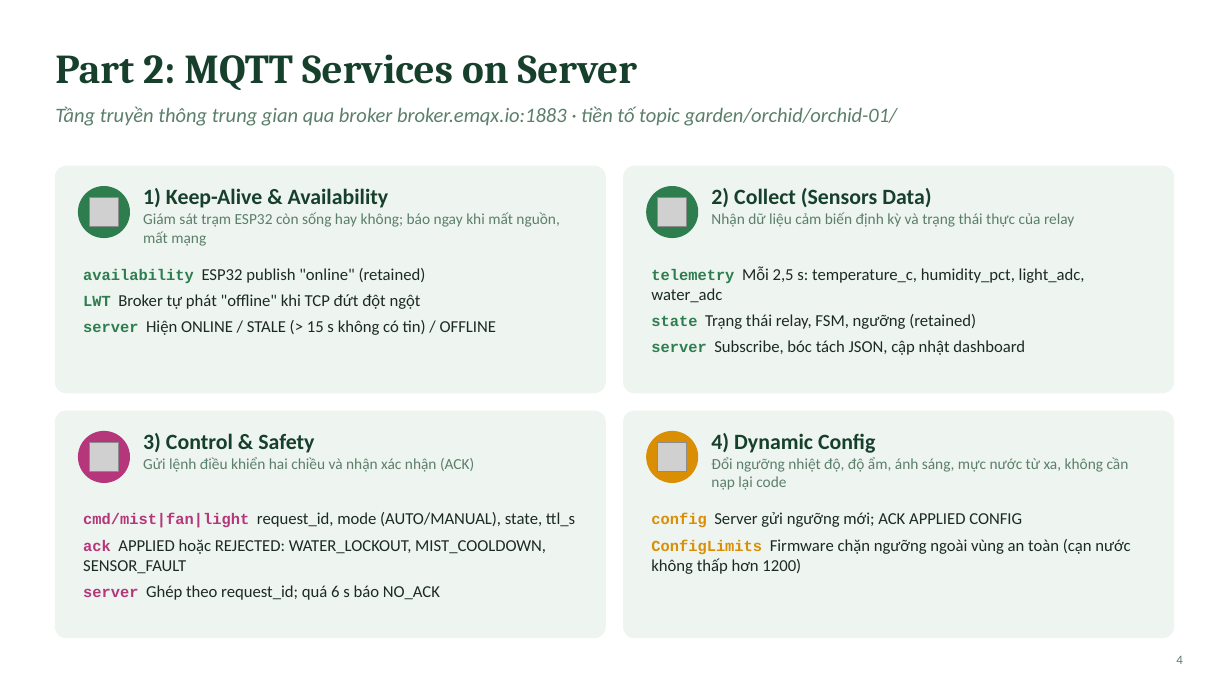
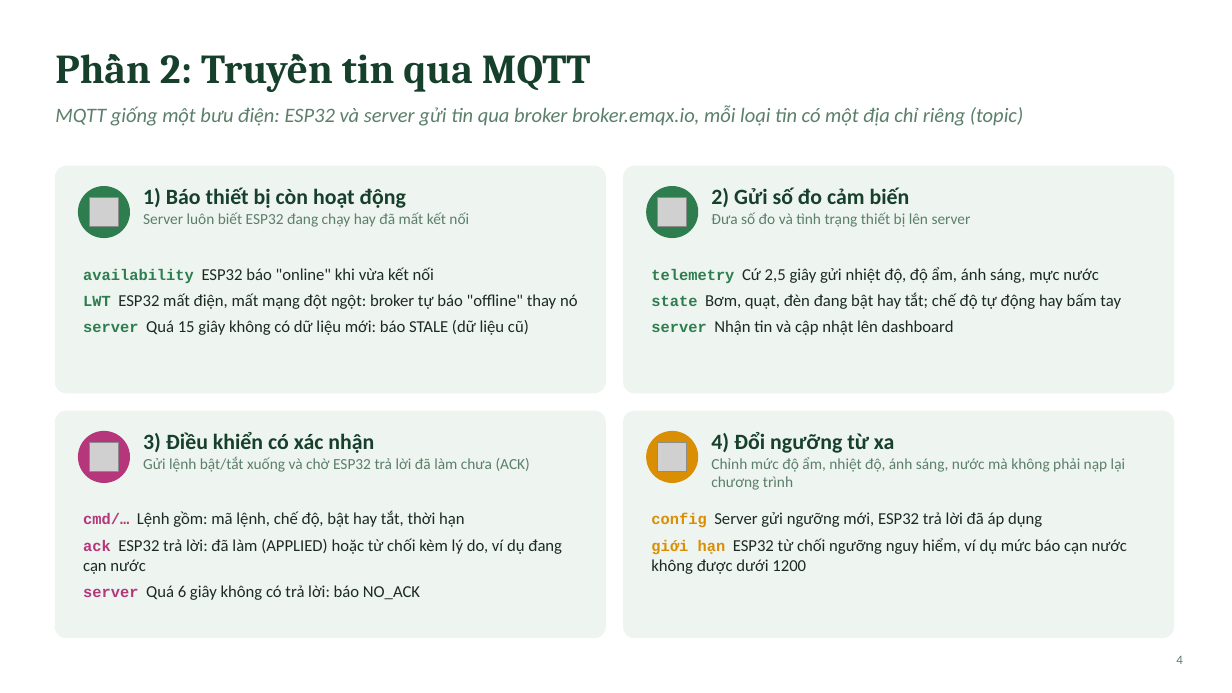
Before and after one commit to Khoa-Tr/orhid-software, a slide deck: slide 4 of docs/kien-truc-he-thong.pptx. Drawn at 1232x693 pixels with LibreOffice and Linux fonts; fonts in the diff are those of the drawing; grey boxes stand for pictures. Boxes give left, top, right and bottom in pixels: in the first picture for what was removed or moved away, otherwise in the second. Text is boxed around its words. In the diff, an @@ line names an element or a change of style, - is before the commit and + after.

```diff
--- a/docs/kien-truc-he-thong.pptx
+++ b/docs/kien-truc-he-thong.pptx
@@ title at (160,54,591,92): text changed @@
-Part 2: MQTT Services on Server
+Phần 2: Truyền tin qua MQTT
@@ text at (55,105,1023,126): text changed @@
-Tầng truyền thông trung gian qua broker broker.emqx.io:1883 · tiền tố topic garden/orchid/orchid-01/
+MQTT giống một bưu điện: ESP32 và server gửi tin qua broker broker.emqx.io, mỗi loại tin có một địa chỉ riêng (topic)
@@ text at (143,187,469,227): text changed @@
-1) Keep-Alive & Availability
-Giám sát trạm ESP32 còn sống hay không; báo ngay khi mất nguồn, mất mạng
+1) Báo thiết bị còn hoạt động
+Server luôn biết ESP32 đang chạy hay đã mất kết nối
@@ text at (711,187,971,227): text changed @@
-2) Collect (Sensors Data)
-Nhận dữ liệu cảm biến định kỳ và trạng thái thực của relay
+2) Gửi số đo cảm biến
+Đưa số đo và tình trạng thiết bị lên server
@@ text at (83,267,578,335): text changed @@
-availability ESP32 publish "online" (retained)
-LWT Broker tự phát "offline" khi TCP đứt đột ngột
-server Hiện ONLINE / STALE (> 15 s không có tin) / OFFLINE
+availability ESP32 báo "online" khi vừa kết nối
+LWT ESP32 mất điện, mất mạng đột ngột: broker tự báo "offline" thay nó
+server Quá 15 giây không có dữ liệu mới: báo STALE (dữ liệu cũ)
@@ text at (651,267,1121,335): text changed @@
-telemetry Mỗi 2,5 s: temperature_c, humidity_pct, light_adc, water_adc
-state Trạng thái relay, FSM, ngưỡng (retained)
-server Subscribe, bóc tách JSON, cập nhật dashboard
+telemetry Cứ 2,5 giây gửi nhiệt độ, độ ẩm, ánh sáng, mực nước
+state Bơm, quạt, đèn đang bật hay tắt; chế độ tự động hay bấm tay
+server Nhận tin và cập nhật lên dashboard
@@ text at (143,432,530,472): text changed @@
-3) Control & Safety
-Gửi lệnh điều khiển hai chiều và nhận xác nhận (ACK)
+3) Điều khiển có xác nhận
+Gửi lệnh bật/tắt xuống và chờ ESP32 trả lời đã làm chưa (ACK)
@@ text at (711,432,1125,490): text changed @@
-4) Dynamic Config
-Đổi ngưỡng nhiệt độ, độ ẩm, ánh sáng, mực nước từ xa, không cần nạp lại code
+4) Đổi ngưỡng từ xa
+Chỉnh mức độ ẩm, nhiệt độ, ánh sáng, nước mà không phải nạp lại chương trình
@@ text at (83,511,562,600): text changed @@
-cmd/mist|fan|light request_id, mode (AUTO/MANUAL), state, ttl_s
-ack APPLIED hoặc REJECTED: WATER_LOCKOUT, MIST_COOLDOWN, SENSOR_FAULT
-server Ghép theo request_id; quá 6 s báo NO_ACK
+cmd/… Lệnh gồm: mã lệnh, chế độ, bật hay tắt, thời hạn
+ack ESP32 trả lời: đã làm (APPLIED) hoặc từ chối kèm lý do, ví dụ đang cạn nước
+server Quá 6 giây không có trả lời: báo NO_ACK
@@ text at (651,512,1127,574): text changed @@
-config Server gửi ngưỡng mới; ACK APPLIED CONFIG
-ConfigLimits Firmware chặn ngưỡng ngoài vùng an toàn (cạn nước không thấp hơn 1200)
+config Server gửi ngưỡng mới, ESP32 trả lời đã áp dụng
+giới hạn ESP32 từ chối ngưỡng nguy hiểm, ví dụ mức báo cạn nước không được dưới 1200
```
Also in this commit, not shown: 5 other slides changed, 1 slide added, 1 slide removed.
